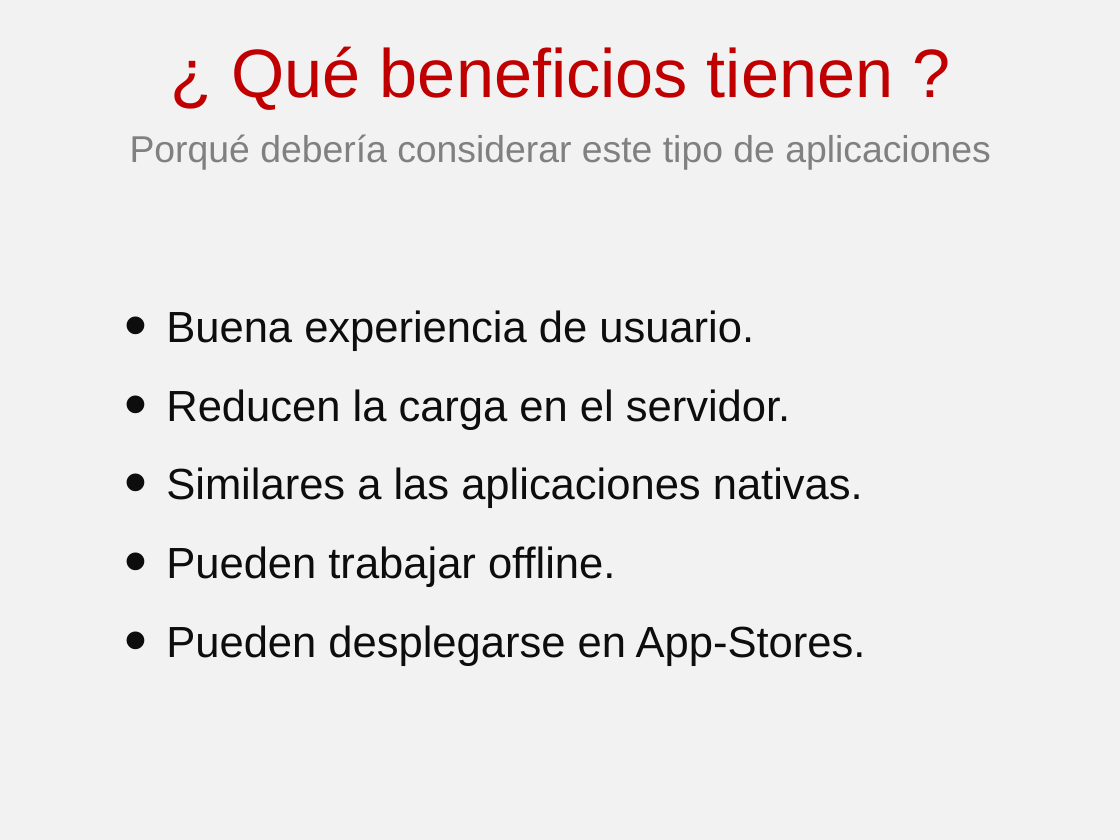
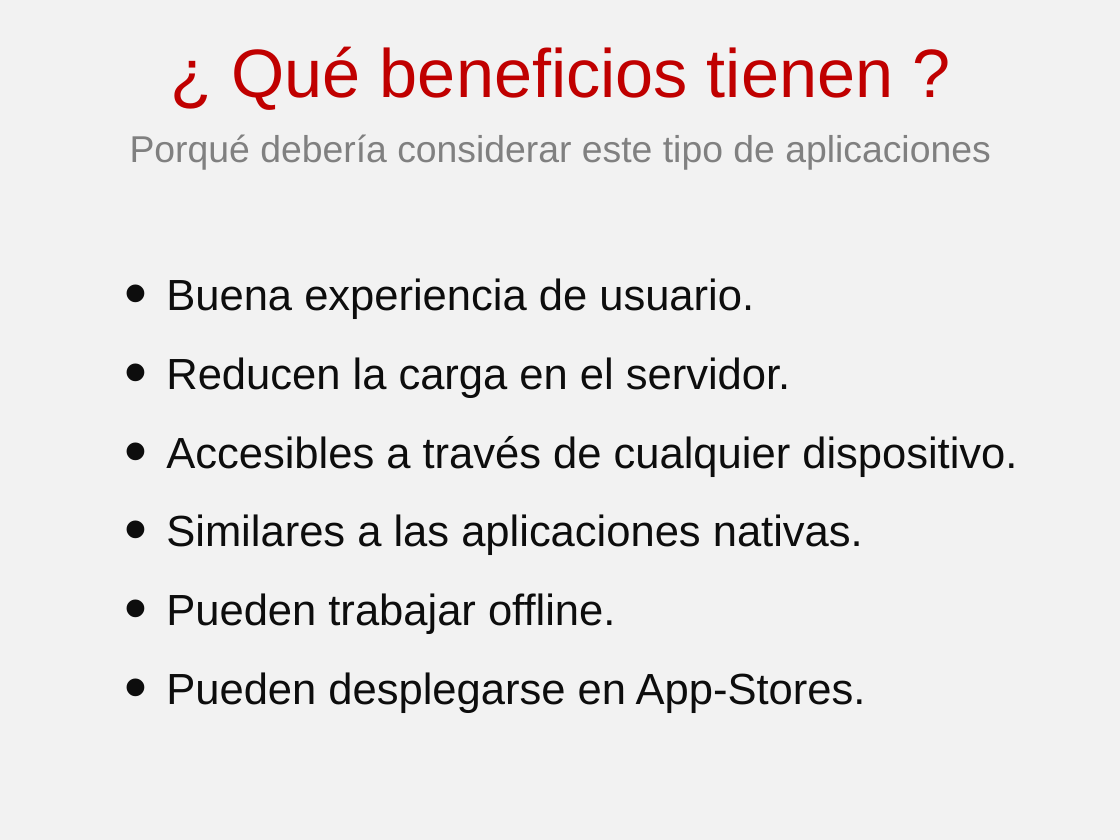
Before and after one commit to angelnunezsalazar/Presentations, a slide deck: slide 6 of SinglePageApplications_CodePassion2012/ppt/SinglePageApplications.pptx (slide 3 before the commit). Drawn at 1120x840 pixels with LibreOffice and Linux fonts; fonts in the diff are those of the drawing. Boxes give left, top, right and bottom in pixels: in the first picture for what was removed or moved away, otherwise in the second. Text is boxed around its words. In the diff, an @@ line names an element or a change of style, - is before the commit and + after.

```diff
--- a/SinglePageApplications_CodePassion2012/ppt/SinglePageApplications.pptx
+++ b/SinglePageApplications_CodePassion2012/ppt/SinglePageApplications.pptx
@@ text "Buena experiencia de usuario.": place and size @@
-text "Buena experiencia de usuario." at [166,310,866,666]
+text "Buena experiencia de usuario." at [166,278,1017,713]
@@ text at [166,436,1017,477]: paragraph added @@
+• Accesibles a través de cualquier dispositivo.
```
Also in this commit, not shown: 7 other slides changed, 7 slides added, 2 slides removed, 2 other files.
